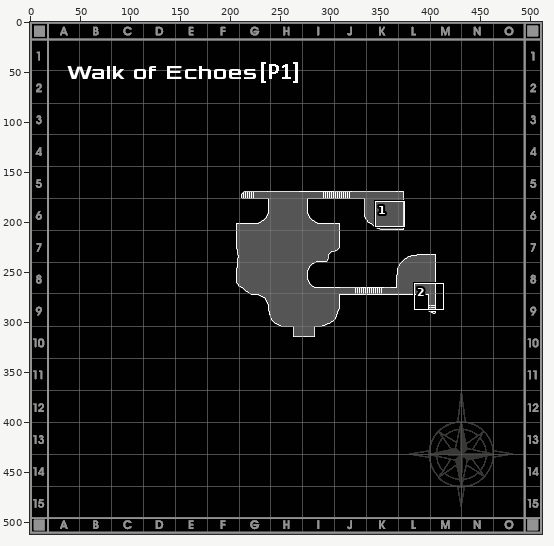
File history of a sprite sheet, Maps/12a_5.gif. The picture above shows the old version from afar; the outline marks the close-up.
Close-up. Earlier state:
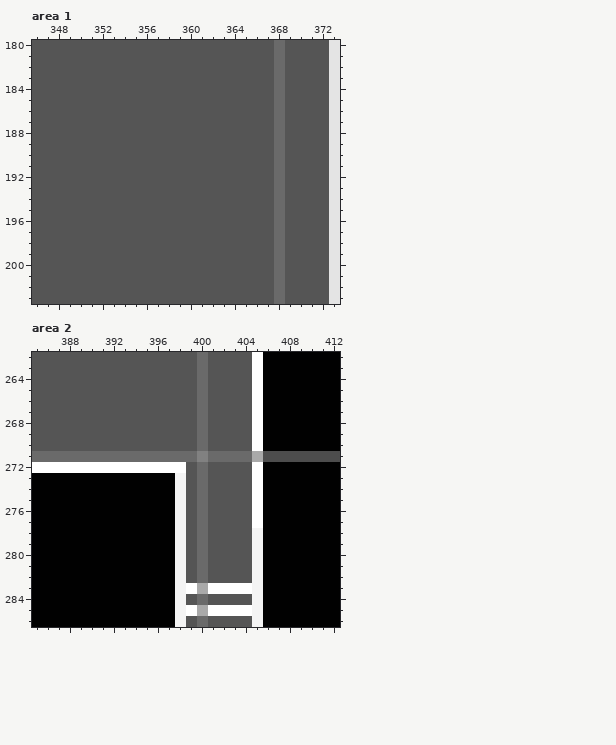
The file is 512x512 pixels. Colours within 5 levels of each other are drawn and written as one. Shown: area 1: x 346..373, y 180..203; area 2: x 385..412, y 262..286.
The same view after the edit:
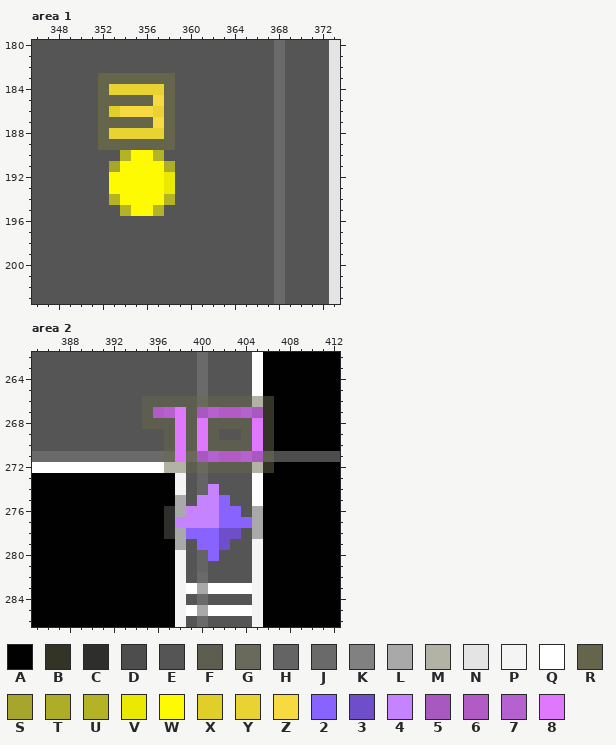
Palette (. is transparent): A #010101  B #333326  C #2e2f2d  D #4d4d4d  E #555555  F #5d5d50  G #69695c  H #646464  J #6a6a6a  K #818181  L #a9a9a9  M #b2b2a5  N #e4e4e4  P #f4f4f4  Q #ffffff  R #65654b  S #a6a52c  T #aead28  U #b4b325  V #ebe802  W #fdfa02  X #e1cf29  Y #e9d332  Z #f6da40  2 #8963fe  3 #6e4ec9  4 #c583ff  5 #a859bf  6 #b25bc5  7 #b561d0  8 #df78fd
The edit:
{"where": "area 1"}
{"y":183,"x":352,"old":"EEEEEEE","new":"RRRRRRR"}
{"y":184,"x":352,"old":"EEEEEEE","new":"RYYYYYR"}
{"y":185,"x":352,"old":"EEEEEEE","new":"RRRRRZR"}
{"y":186,"x":352,"old":"EEEEEEE","new":"RXZZZYR"}
{"y":187,"x":352,"old":"EEEEEEE","new":"RRRRRZR"}
{"y":188,"x":352,"old":"EEEEEEE","new":"RYYYYYR"}
{"y":189,"x":352,"old":"EEEEEEE","new":"RRRRRRR"}
{"y":190,"x":354,"old":"EEEE","new":"UWWU"}
{"y":191,"x":353,"old":"EEEEEE","new":"SWWWWT"}
{"y":192,"x":353,"old":"EEEEEE","new":"WWWWWV"}
{"y":193,"x":353,"old":"EEEEEE","new":"WWWWWV"}
{"y":194,"x":353,"old":"EEEEEE","new":"UWWWWU"}
{"y":195,"x":354,"old":"EEEE","new":"UWWU"}
{"where": "area 2"}
{"y":266,"x":395,"old":"EEEEEJEEEEQA","new":"FFFFFGFFFFMB"}
{"y":267,"x":395,"old":"EEEEEJEEEEQA","new":"F678F576675B"}
{"y":268,"x":395,"old":"EEEEEJEEEEQA","new":"FFF8F8FFFF8B"}
{"y":269,"x":397,"old":"EEEJE","new":"F8F8F"}
{"y":269,"x":404,"old":"EQA","new":"F8B"}
{"y":270,"x":397,"old":"EEEJEEEEQA","new":"F8F8FFFF8B"}
{"y":271,"x":397,"old":"JJJKJJJJLD","new":"G8G576675F"}
{"y":272,"x":397,"old":"QQEJEEEEQA","new":"MMFGFFFFMB"}
{"y":273,"x":400,"old":"J","new":"H"}
{"y":274,"x":400,"old":"JE","new":"H4"}
{"y":275,"x":398,"old":"P","new":"L"}
{"y":275,"x":400,"old":"JEE","new":"442"}
{"y":276,"x":397,"old":"APEJEEE","new":"CL44422"}
{"y":276,"x":405,"old":"Q","new":"L"}
{"y":277,"x":397,"old":"APEJEEEEQ","new":"C4444222L"}
{"y":278,"x":397,"old":"APEJEEE","new":"CL22233"}
{"y":278,"x":405,"old":"P","new":"L"}
{"y":279,"x":398,"old":"P","new":"L"}
{"y":279,"x":400,"old":"JEE","new":"223"}
{"y":280,"x":400,"old":"JE","new":"H2"}
{"y":281,"x":400,"old":"J","new":"H"}
{"label":"changed","picture_box":[98,73,175,216]}
{"label":"changed","picture_box":[142,396,274,572]}
